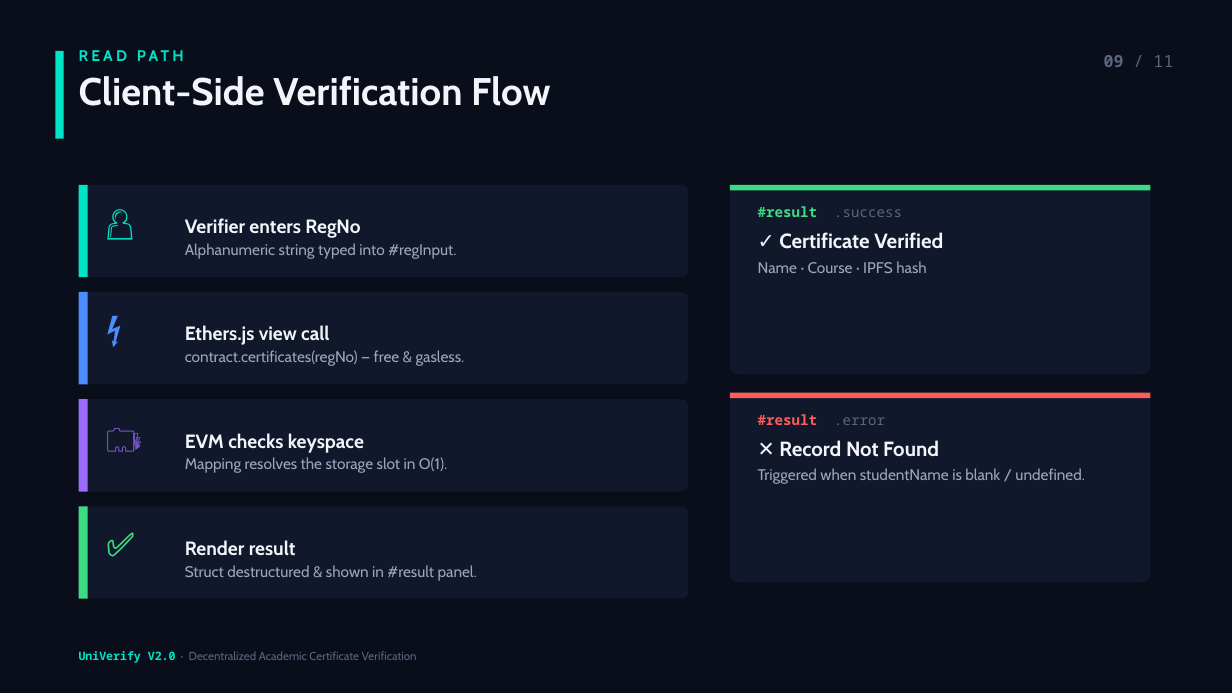
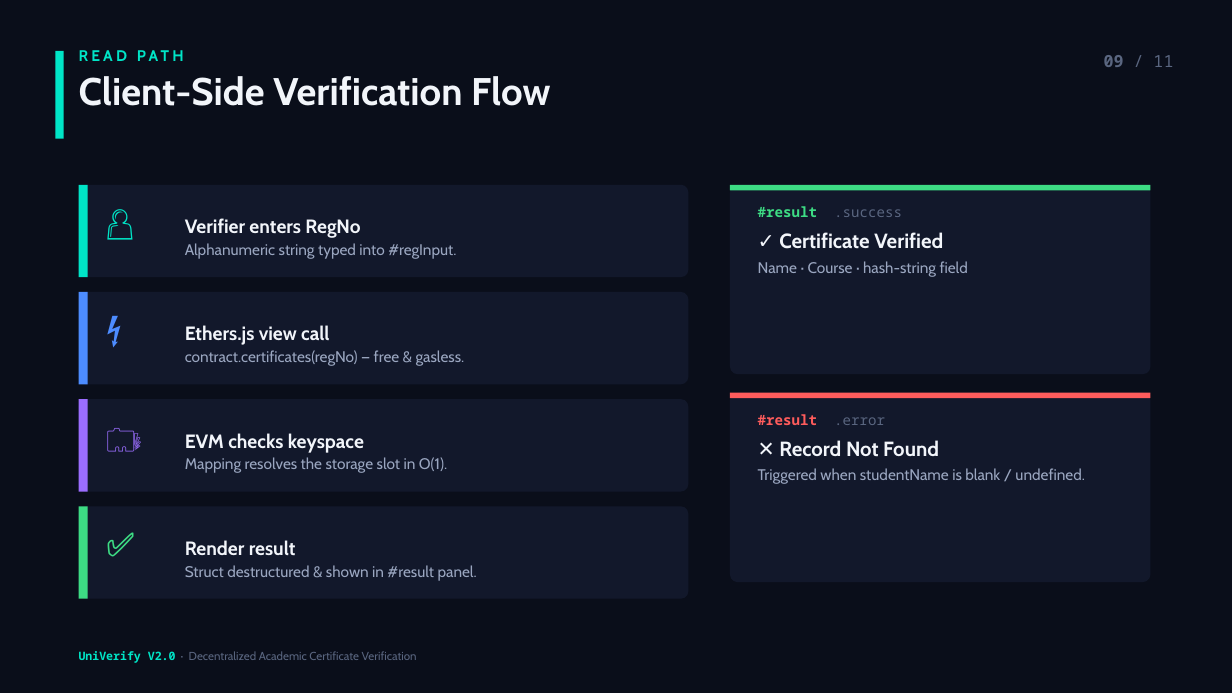
Before and after one commit to shaikmofficial-ai/univeridy-ppt, a slide deck: slide 9 of UniVerify_V2.0.pptx. Drawn at 1232x693 pixels with LibreOffice and Linux fonts; fonts in the diff are those of the drawing. Boxes give left, top, right and bottom in pixels: in the first picture for what was removed or moved away, otherwise in the second. Text is boxed around its words. In the diff, an @@ line names an element or a change of style, - is before the commit and + after.

Commit message:
Add publication-grade PDF; correct hash narrative (Phase-1 mock vs Phase-2 IPFS/SHA-256)

```diff
--- a/UniVerify_V2.0.pptx
+++ b/UniVerify_V2.0.pptx
@@ text at [758,261,968,277]: text changed @@
-Name · Course · IPFS hash
+Name · Course · hash-string field
```
Also in this commit, not shown: 3 other slides changed, 3 other files.
